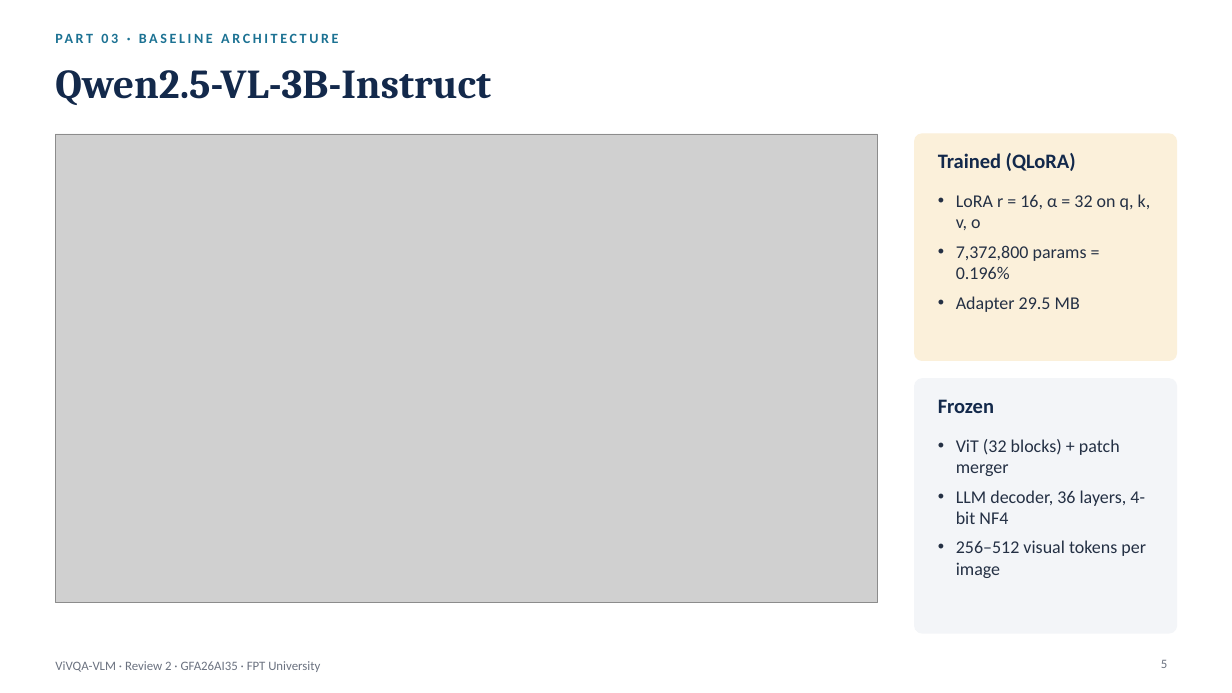
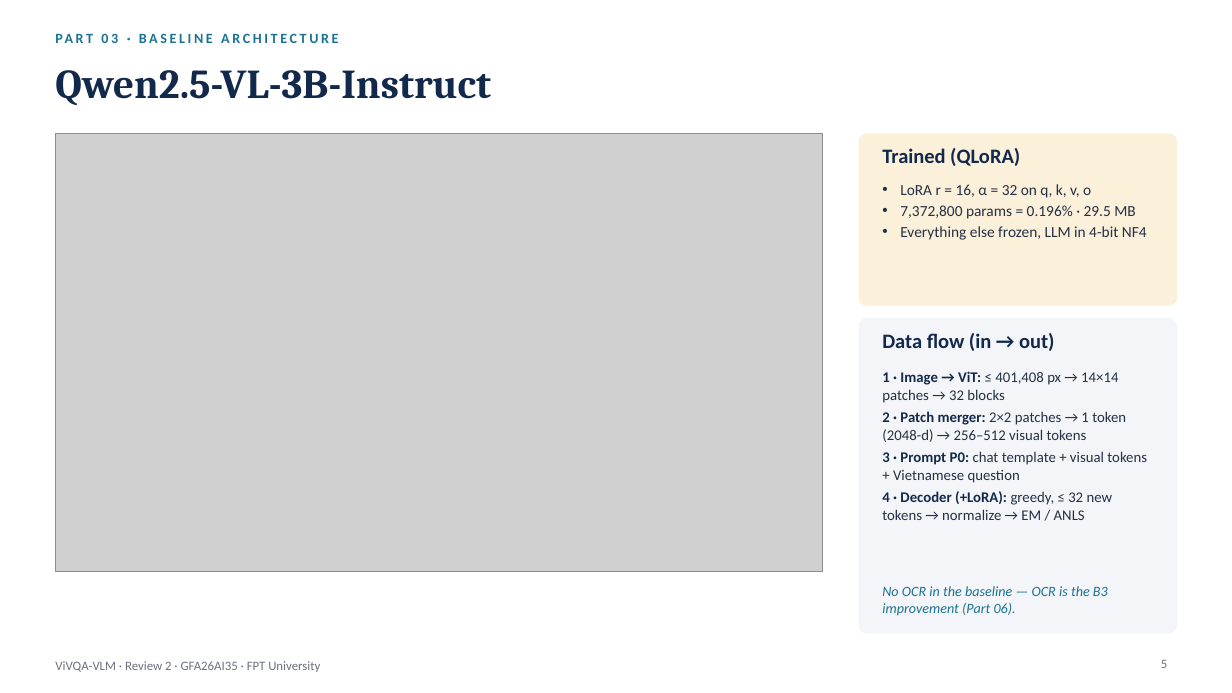
Before and after one commit to PLHGNAOH/ViVQA-VLM, a slide deck: slide 5 of docs/W07/ViVQA-VLM_Review2_EN.pptx. Drawn at 1232x693 pixels with LibreOffice and Linux fonts; fonts in the diff are those of the drawing; grey boxes stand for pictures. Boxes give left, top, right and bottom in pixels: in the first picture for what was removed or moved away, otherwise in the second. Text is boxed around its words. In the diff, an @@ line names an element or a change of style, - is before the commit and + after.

```diff
--- a/docs/W07/ViVQA-VLM_Review2_EN.pptx
+++ b/docs/W07/ViVQA-VLM_Review2_EN.pptx
@@ picture: place and size @@
-picture at bbox=[55, 134, 878, 604]
+picture at bbox=[55, 134, 823, 571]
@@ rounded rectangle at bbox=[860, 134, 1177, 305]: proportions changed @@
@@ rounded rectangle: place and size @@
-rounded rectangle at bbox=[915, 134, 1177, 360]
+rounded rectangle at bbox=[860, 134, 1177, 305]
@@ text "Trained (QLoRA)": place and size @@
-text "Trained (QLoRA)" at bbox=[938, 153, 1076, 171]
+text "Trained (QLoRA)" at bbox=[882, 148, 1020, 166]
@@ text "LoRA r = 16, α ...": place and size @@
-text "LoRA r = 16, α ..." at bbox=[956, 194, 1151, 312]
+text "LoRA r = 16, α ..." at bbox=[900, 184, 1147, 240]
@@ text at bbox=[900, 205, 1147, 240]: text changed; size 14 to 12 pt @@
-• 7,372,800 params = 0.196%
-• Adapter 29.5 MB
+• 7,372,800 params = 0.196% · 29.5 MB
+• Everything else frozen, LLM in 4-bit NF4
@@ text at bbox=[900, 184, 1091, 198]: size 14 to 12 pt in "LoRA r = 16, α = 32 ..."; less space between paragraphs @@
@@ rounded rectangle: place and size @@
-rounded rectangle at bbox=[915, 379, 1177, 633]
+rounded rectangle at bbox=[860, 319, 1177, 633]
@@ rounded rectangle at bbox=[860, 319, 1177, 633]: proportions changed @@
@@ text at bbox=[882, 333, 1054, 351]: text changed @@
-Frozen
+Data flow (in → out)
@@ text at bbox=[882, 371, 1147, 520]: text changed; size 14 to 11.5 pt @@
-• ViT (32 blocks) + patch merger
-• LLM decoder, 36 layers, 4-bit NF4
-• 256–512 visual tokens per image
+1 · Image → ViT: ≤ 401,408 px → 14×14 patches → 32 blocks
+2 · Patch merger: 2×2 patches → 1 token (2048-d) → 256–512 visual tokens
+3 · Prompt P0: chat template + visual tokens + Vietnamese question
+4 · Decoder (+LoRA): greedy, ≤ 32 new tokens → normalize → EM / ANLS
@@ text added at bbox=[882, 586, 1108, 616], 11 pt, text #1C7293, italic @@
+No OCR in the baseline — OCR is the B3 improvement (Part 06).
```
Also in this commit, not shown: 11 other slides changed, 1 slide added, 3 other files.
